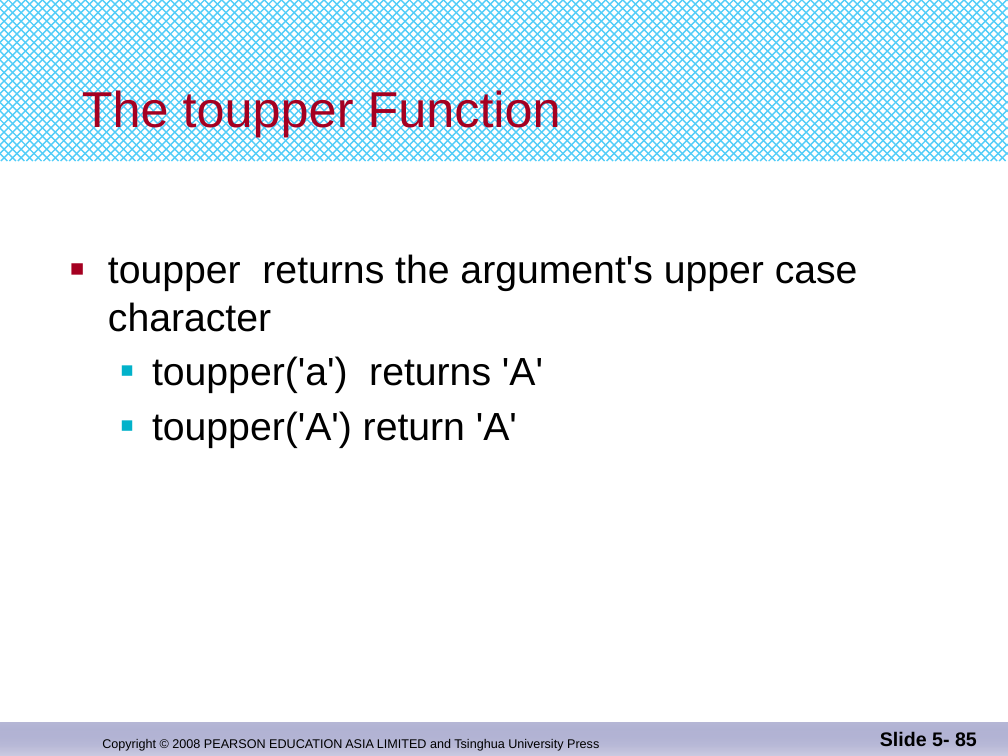
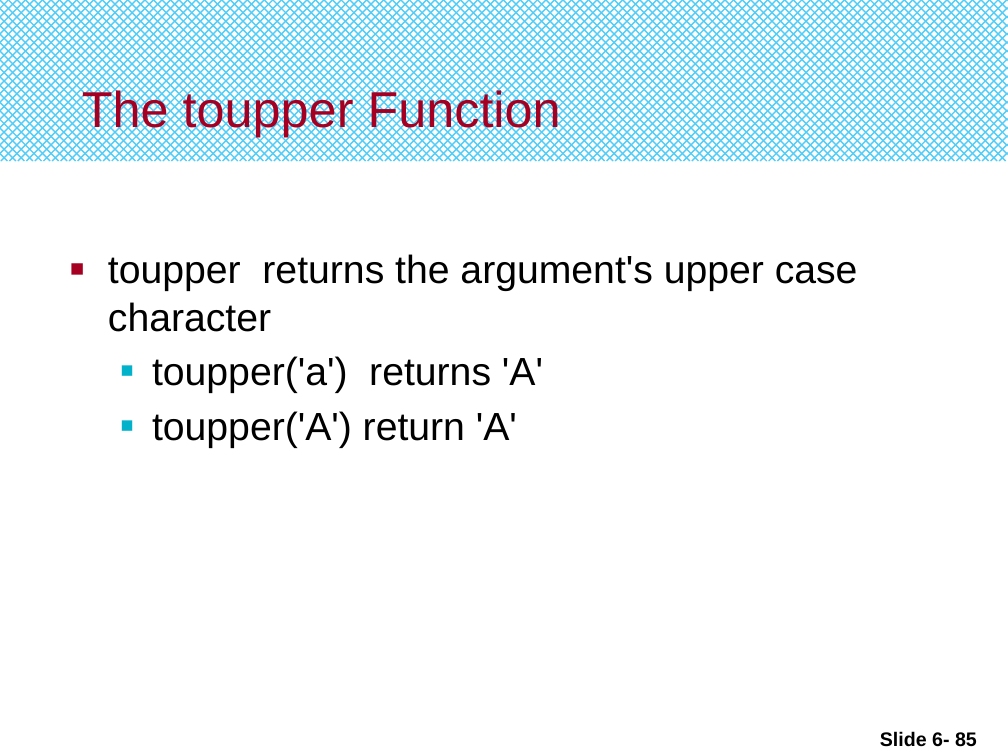
Before and after one commit to djuanbei/CPLUSPLUS, a slide deck: slide 85 of ppt/Chapter 6.pptx. Drawn at 1008x756 pixels with LibreOffice and Linux fonts; fonts in the diff are those of the drawing. Boxes give left, top, right and bottom in pixels: in the first picture for what was removed or moved away, otherwise in the second. Text is boxed around its words. In the diff, an @@ line names an element or a change of style, - is before the commit and + after.

```diff
--- a/ppt/Chapter 6.pptx
+++ b/ppt/Chapter 6.pptx
@@ rectangle removed at (0, 723, 1007, 756) @@
@@ text removed at (102, 739, 599, 751) @@
-Copyright © 2008 PEARSON EDUCATION ASIA LIMITED and Tsinghua University Press
@@ page number at (880, 731, 977, 747): text changed @@
-Slide 5- 85
+Slide 6- 85
```
Also in this commit, not shown: 87 other slides changed.
